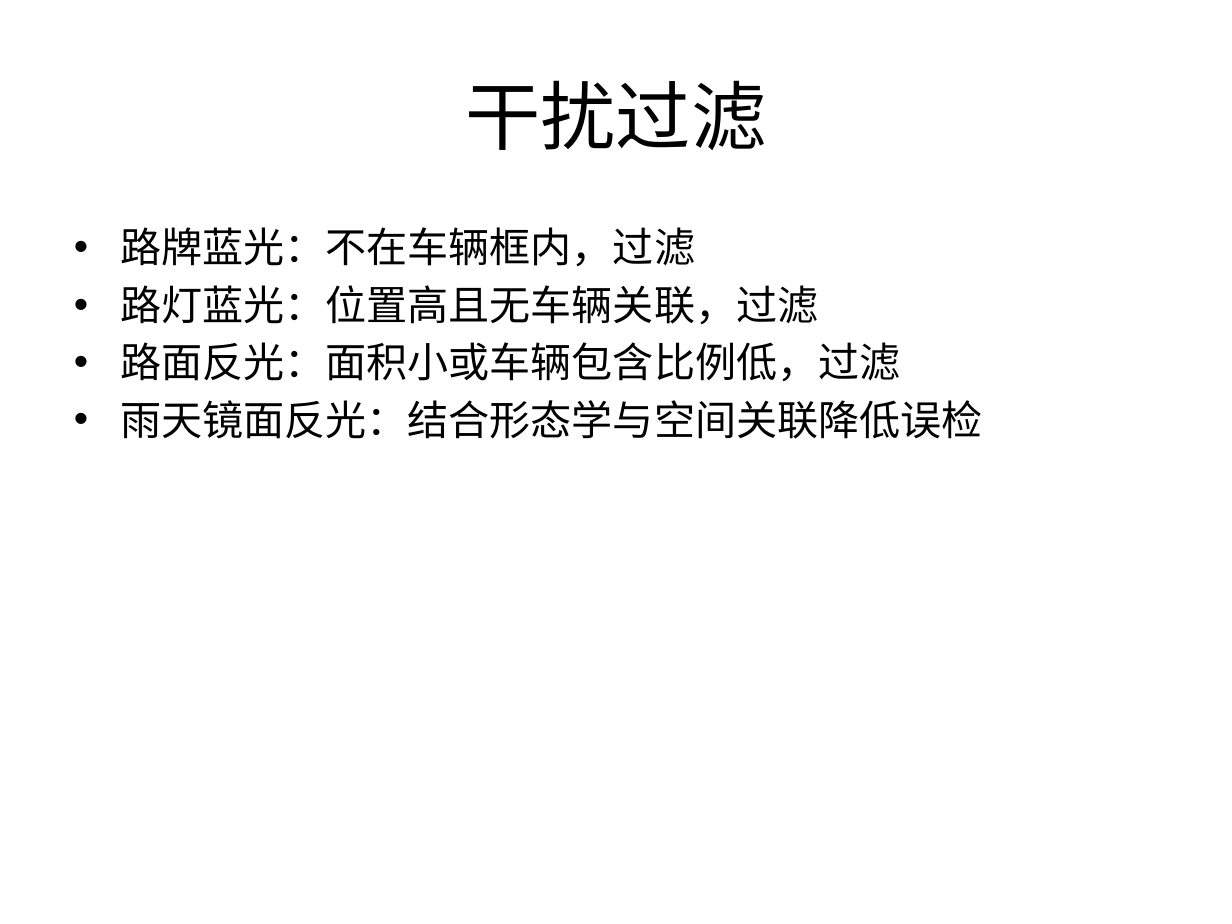
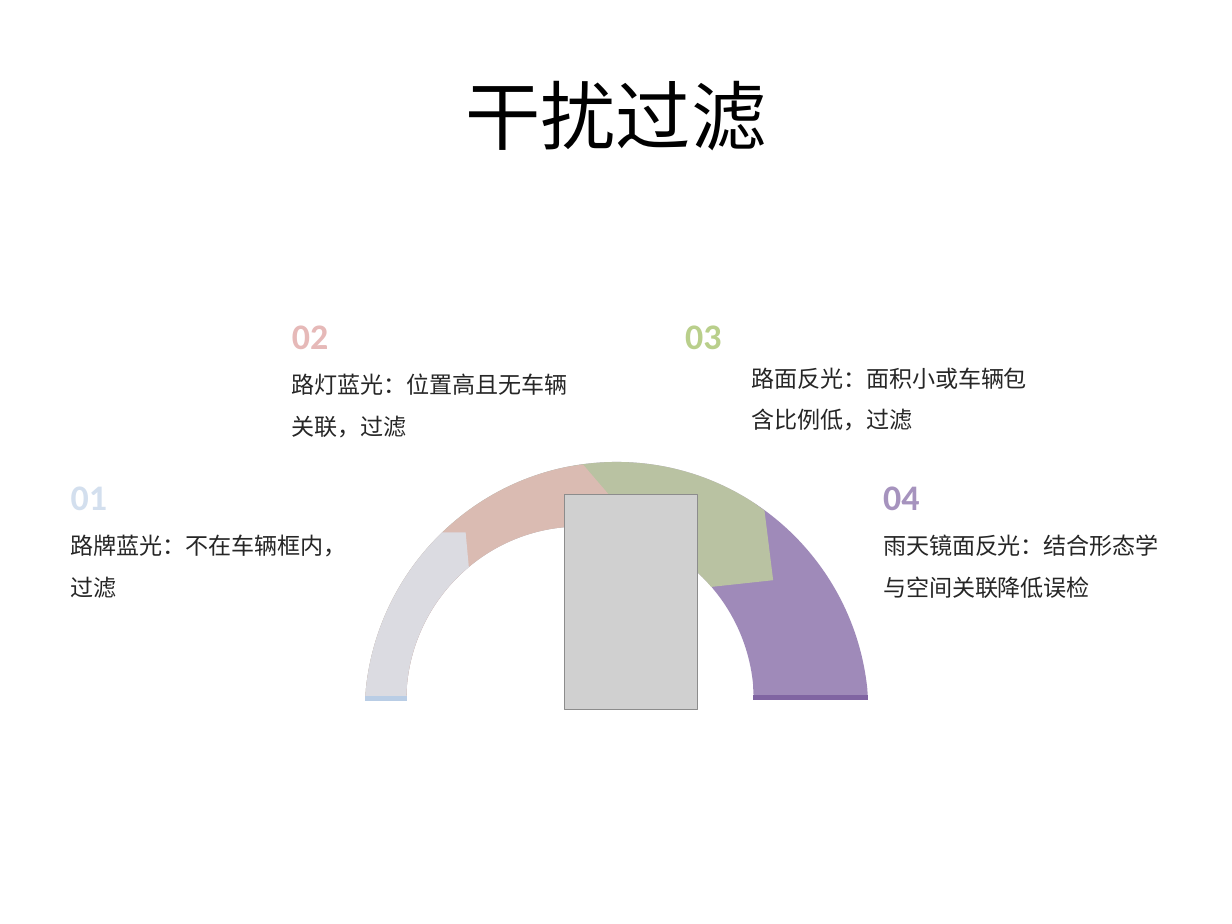
Before and after one commit to szl97/DAA, a slide deck: slide 5 of blue-light-detection/解题ppt.pptx. Drawn at 1232x924 pixels with LibreOffice and Linux fonts; fonts in the diff are those of the drawing; grey boxes stand for pictures. Boxes give left, top, right and bottom in pixels: in the first picture for what was removed or moved away, otherwise in the second. Text is boxed around its words. In the diff, an @@ line names an element or a change of style, - is before the commit and + after.

```diff
--- a/blue-light-detection/解题ppt.pptx
+++ b/blue-light-detection/解题ppt.pptx
@@ text removed at box(120, 227, 982, 439) @@
-• 路牌蓝光：不在车辆框内，过滤
-• 路灯蓝光：位置高且无车辆关联，过滤
-• 路面反光：面积小或车辆包含比例低，过滤
-• 雨天镜面反光：结合形态学与空间关联降低误检
@@ text added at box(292, 326, 328, 349), 21 pt, text #E6B9B8, bold @@
+02
@@ text added at box(685, 325, 721, 349), 21 pt, text #B9CF8B, bold @@
+03
@@ text added at box(292, 373, 568, 438), 13.5 pt, text #262626 @@
+路灯蓝光：位置高且无车辆关联，过滤
@@ text added at box(751, 367, 1027, 431), 13.5 pt, text #262626 @@
+路面反光：面积小或车辆包含比例低，过滤
@@ freeform shape added at box(366, 462, 869, 696), fill #8064A2 at 75% opacity @@
@@ freeform shape added at box(366, 462, 774, 696), fill #C3D69B at 75% opacity @@
@@ freeform shape added at box(366, 464, 610, 696), fill #E6B9B8 at 75% opacity @@
@@ picture added at box(564, 494, 697, 710) @@
@@ text added at box(883, 486, 919, 510), 21 pt, text #A692BE, bold @@
+04
@@ text added at box(71, 534, 347, 598), 13.5 pt, text #262626 @@
+路牌蓝光：不在车辆框内，过滤
@@ freeform shape added at box(366, 532, 469, 696), fill #DCE6F2 at 75% opacity @@
@@ text added at box(883, 534, 1159, 598), 13.5 pt, text #262626 @@
+雨天镜面反光：结合形态学与空间关联降低误检
@@ freeform shape added at box(365, 696, 407, 701), fill #B9CDE5 @@
@@ freeform shape added at box(753, 695, 867, 700), fill #8064A2 @@
```
Also in this commit, not shown: 6 other slides changed, 1 slide added.
